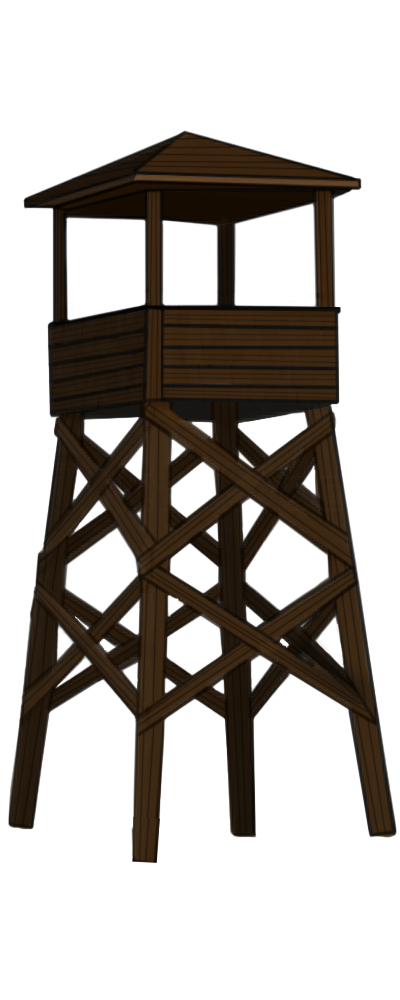
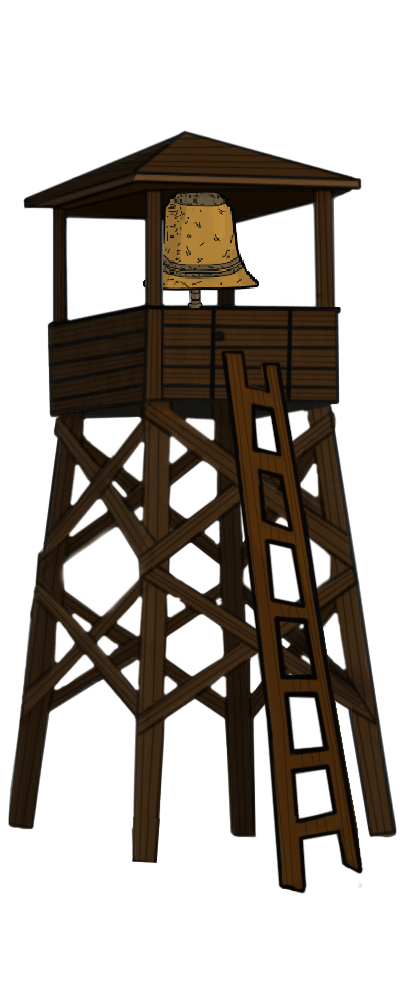
Before/after of a 400 × 1000 layered artwork. What changed in the layer stack:
added layer "ön sol" above "arka sol" over [145, 206, 164, 305]
added layer "arka sol" above "ö sağ" over [53, 210, 67, 321]
added layer "ö sağ" above "merdiven" over [314, 199, 335, 307]
added layer "merdiven" above "kapı" over [220, 349, 364, 894]
added layer "kapı" above "çan" over [188, 307, 341, 403]
added layer "çan" above "arka koyu" over [142, 187, 259, 327]
added layer "arka koyu" above "Katman 3" over [217, 221, 236, 306]
painted on "Katman 2" over [52, 305, 348, 699]
